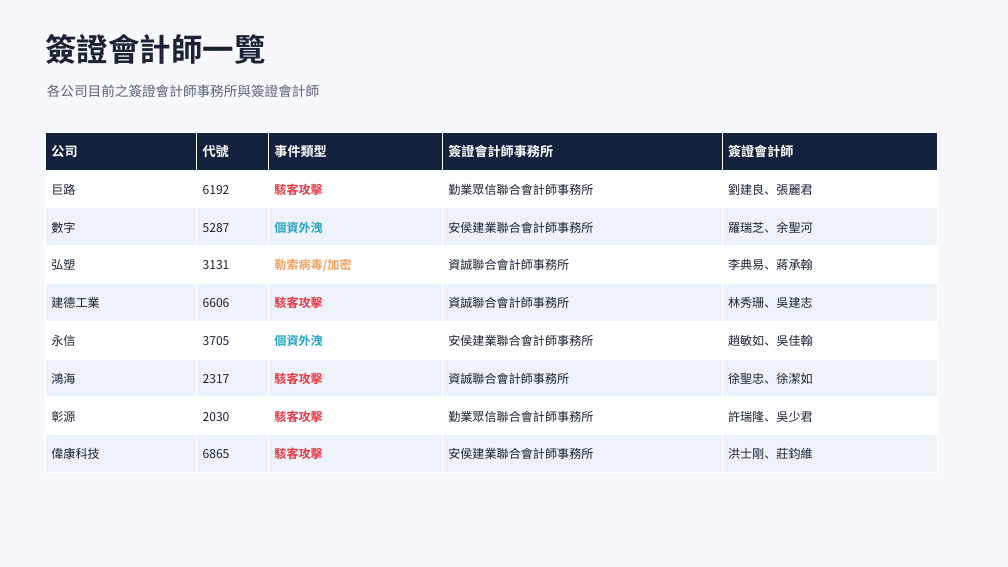
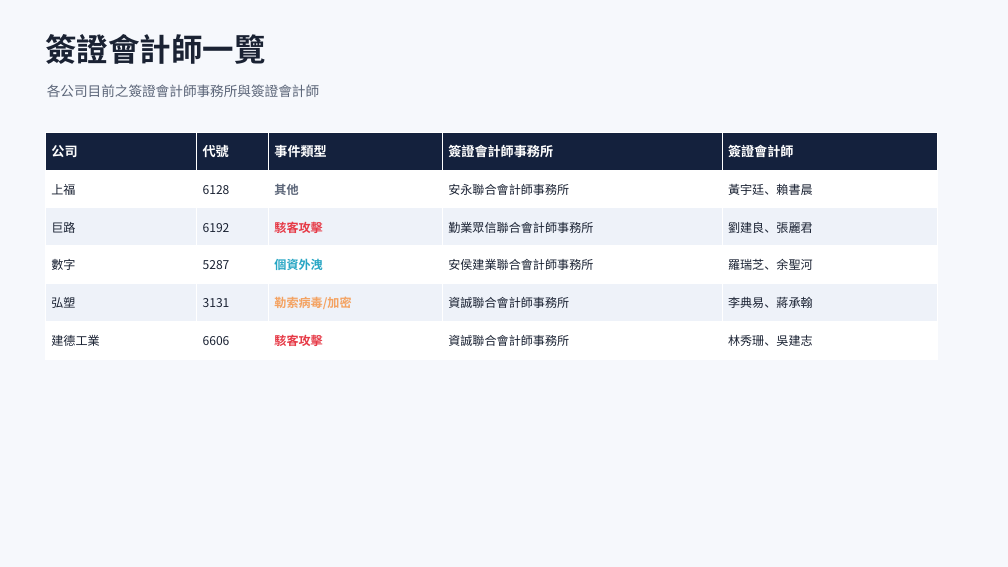
Before and after one commit to Johnnylin77/mops-isec-monitor, a slide deck: slide 4 of 資安事件因應分析.pptx. Drawn at 1008x567 pixels with LibreOffice and Linux fonts; fonts in the diff are those of the drawing. Boxes give left, top, right and bottom in pixels: in the first picture for what was removed or moved away, otherwise in the second. Text is boxed around its words. In the diff, an @@ line names an element or a change of style, - is before the commit and + after.

```diff
--- a/資安事件因應分析.pptx
+++ b/資安事件因應分析.pptx
@@ table at (x1=45, y1=132, x2=938, y2=359) @@
+row 2: 上福 | 6128 | 其他 | 安永聯合會計師事務所 | 黃宇廷、賴書晨
-row 6: 永信 | 3705 | 個資外洩 | 安侯建業聯合會計師事務所 | 趙敏如、吳佳翰
-row 7: 鴻海 | 2317 | 駭客攻擊 | 資誠聯合會計師事務所 | 徐聖忠、徐潔如
-row 8: 彰源 | 2030 | 駭客攻擊 | 勤業眾信聯合會計師事務所 | 許瑞隆、吳少君
-row 9: 偉康科技 | 6865 | 駭客攻擊 | 安侯建業聯合會計師事務所 | 洪士剛、莊鈞維
```
Also in this commit, not shown: 5 other slides changed, 2 other files.
